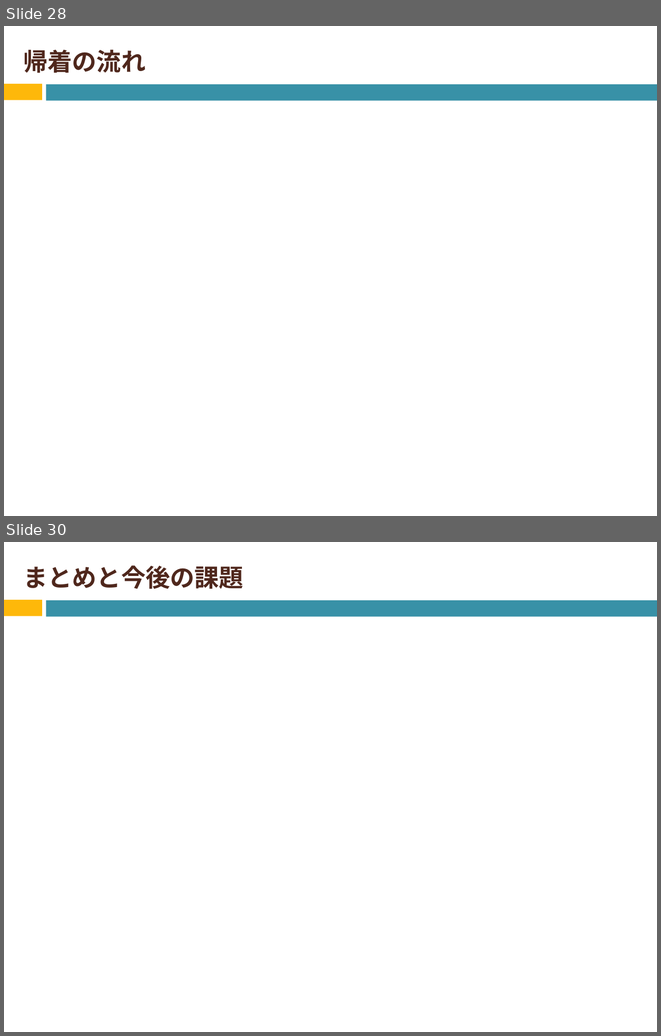
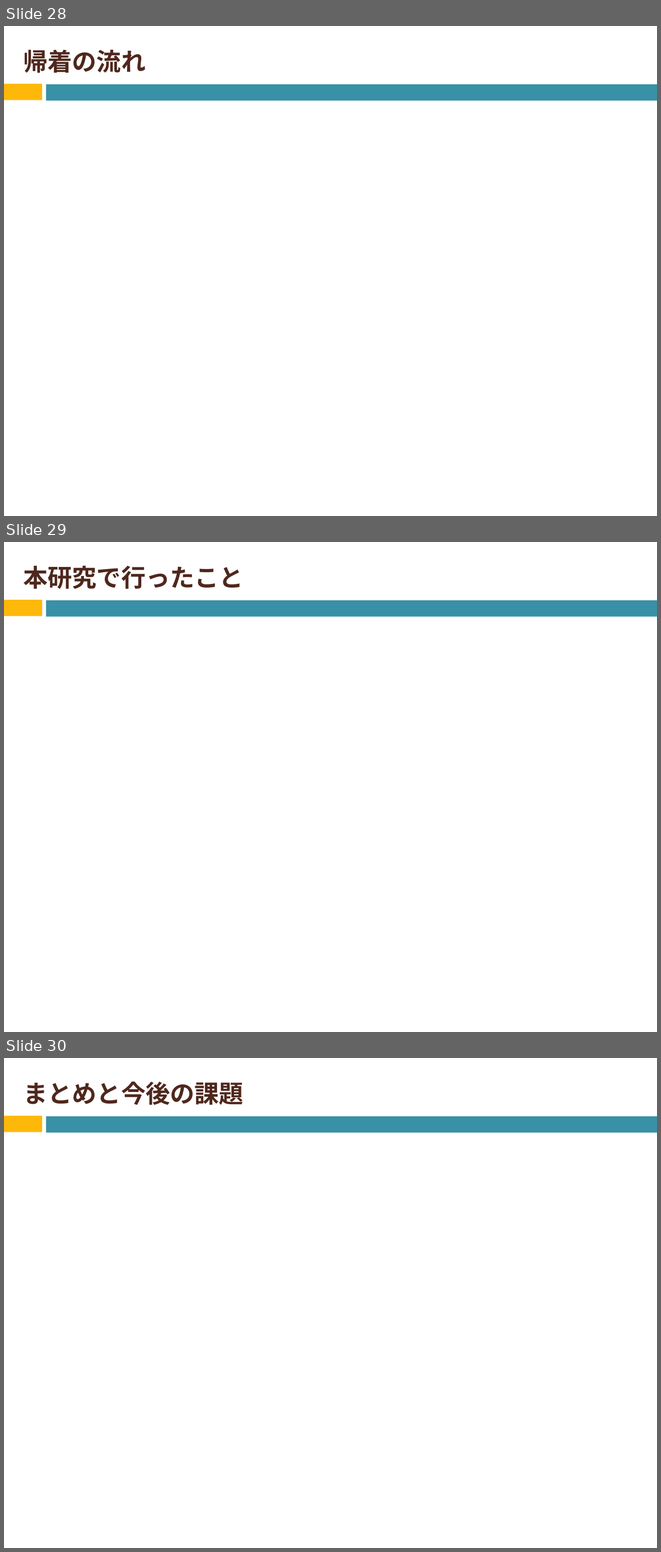
Before and after one commit to Izulabo-nitech/Distributed_Complexity_of_k-Maximal_Independent_Set_Verification, a slide deck: LAsy/LA用発表資料.pptx. Shown one above the other, each under a label of ours: slides 28 and 30 before the commit, slides 28, 29 and 30 after it; the slides between them are not shown. The pictures are 661x1036 and 661x1552 pixels, drawn with LibreOffice and Linux fonts; fonts in the diff are those of the drawing; grey boxes stand for pictures. Boxes give left, top, right and bottom in pixels: in the first picture for what was removed or moved away, otherwise in the second. Text is boxed around its words. In the diff, an @@ line names an element or a change of style, - is before the commit and + after.

```diff
--- a/LAsy/LA用発表資料.pptx
+++ b/LAsy/LA用発表資料.pptx
@@ slide 29 added at (4, 542, 657, 1032), background #FFFFFF; not listed: 2 template elements that a slide beside it also shows @@
@@ title added at (23, 565, 244, 589), 27 pt, text #4F271C, bold @@
+本研究で行ったこと
```
Also in this commit, not shown: 3 slides changed, 6 other slides added, 13 slides removed.
